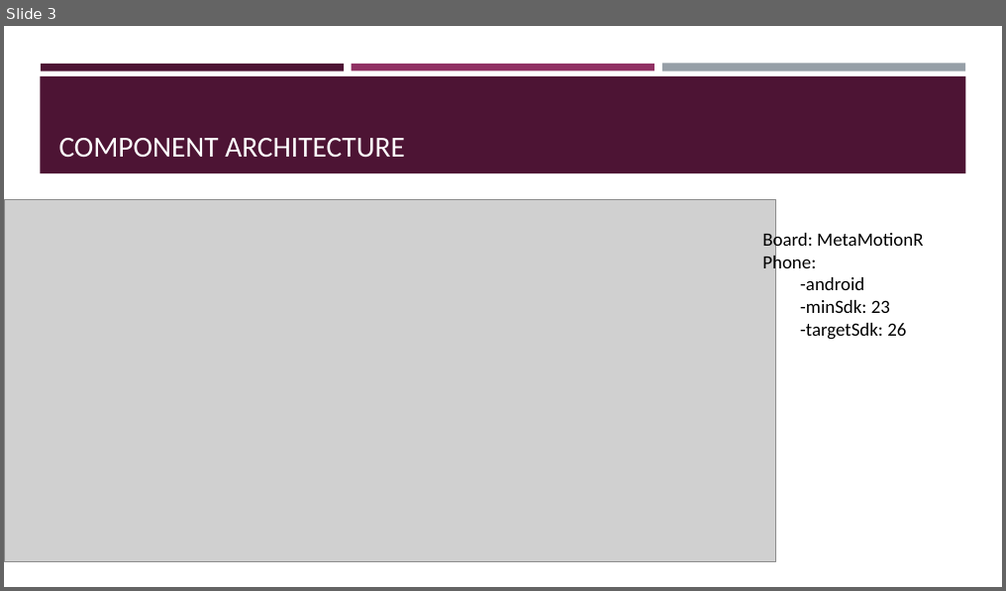
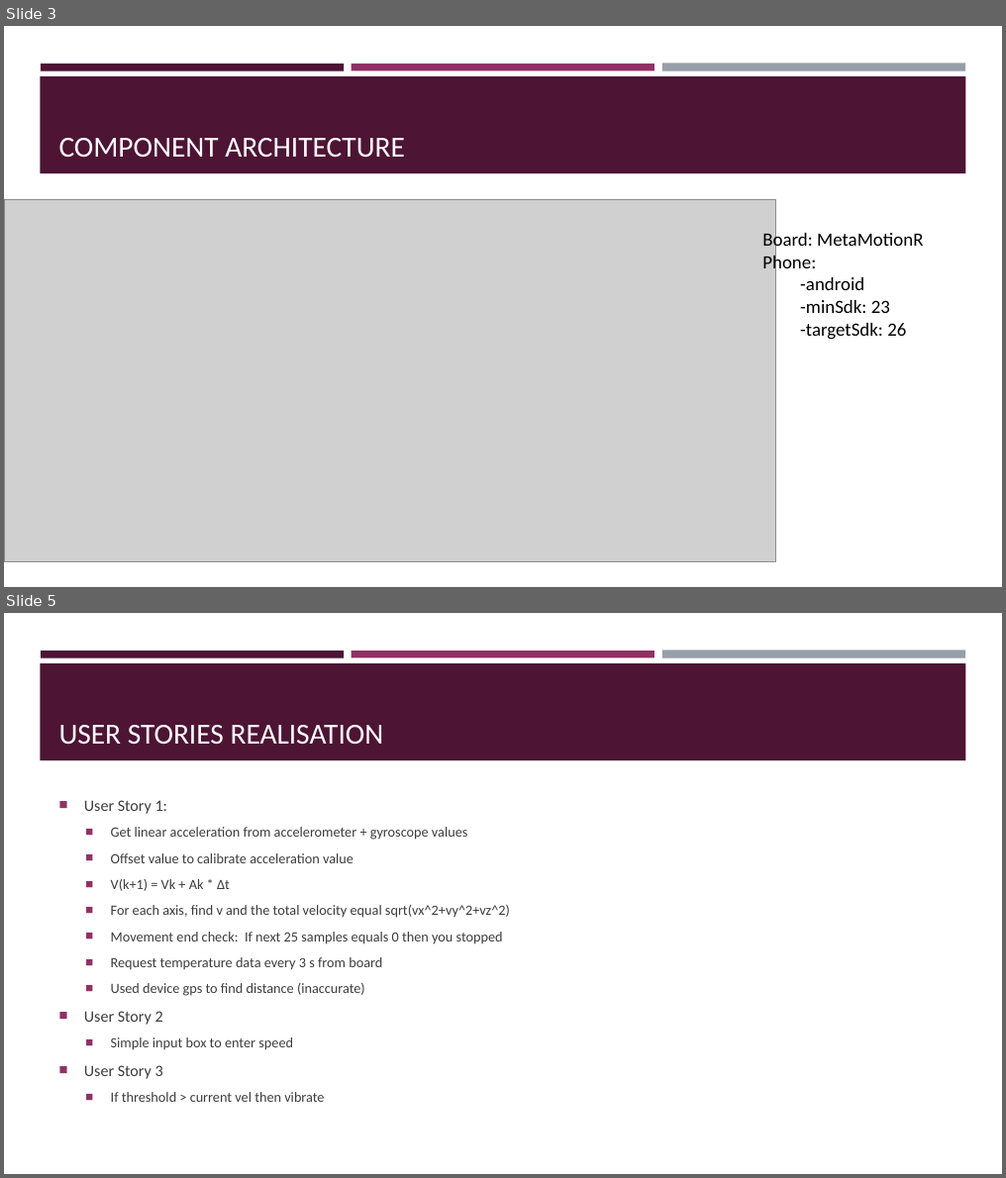
Before and after one commit to oliavd/bikeSpeedMonitor, a slide deck: ProjectMileStone2/MileStone2.pptx. Shown one above the other, each under a label of ours: slide 3 before the commit, slides 3 and 5 after it; the slides between them are not shown. The pictures are 1006x591 and 1006x1178 pixels, drawn with LibreOffice and Linux fonts; fonts in the diff are those of the drawing; grey boxes stand for pictures. Boxes give left, top, right and bottom in pixels: in the first picture for what was removed or moved away, otherwise in the second. Text is boxed around its words. In the diff, an @@ line names an element or a change of style, - is before the commit and + after.

```diff
--- a/ProjectMileStone2/MileStone2.pptx
+++ b/ProjectMileStone2/MileStone2.pptx
@@ slide 5 added at <box>4,613,1002,1174</box>, background #FFFFFF; not listed: 4 template elements that a slide beside it also shows @@
@@ title added at <box>59,725,384,745</box>, 28 pt, text #FFFFFF @@
+USER STORIES REALISATION
@@ text added at <box>84,800,510,1102</box>, 13.6 pt, text #3D3D3D @@
+■ User Story 1:
+  ■ Get linear acceleration from accelerometer + gyroscope values
+  ■ Offset value to calibrate acceleration value
+  ■ V(k+1) = Vk + Ak * Δt
+  ■ For each axis, find v and the total velocity equal sqrt(vx^2+vy^2+vz^2)
+  ■ Movement end check: If next 25 samples equals 0 then you stopped
+  ■ Request temperature data every 3 s from board
+  ■ Used device gps to find distance (inaccurate)
+■ User Story 2
+  ■ Simple input box to enter speed
+■ User Story 3
+  ■ If threshold > current vel then vibrate
```
Also in this commit, not shown: 4 slides changed, 1 other slide added, 1 slide removed, 15 other files.
